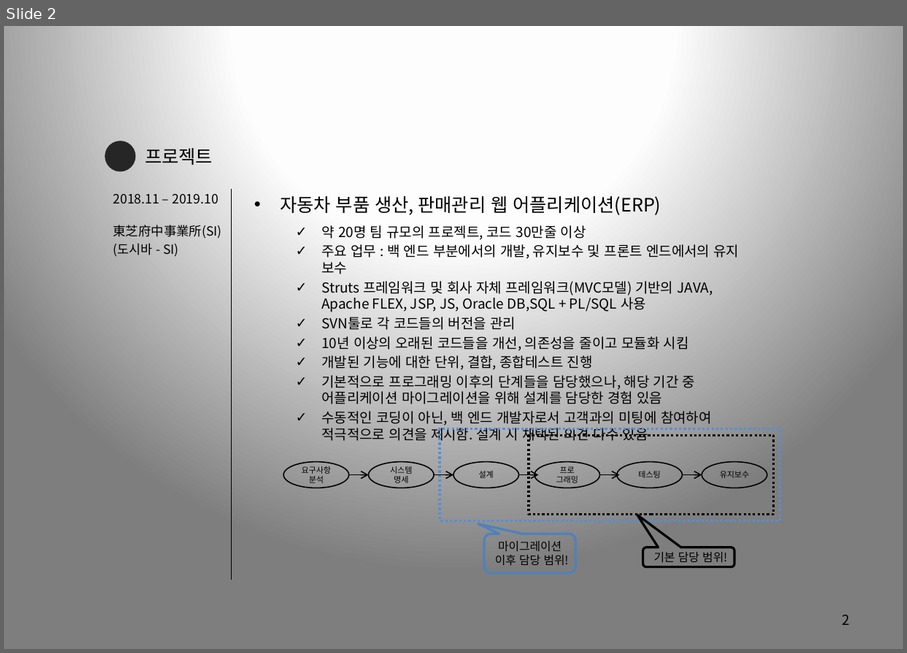
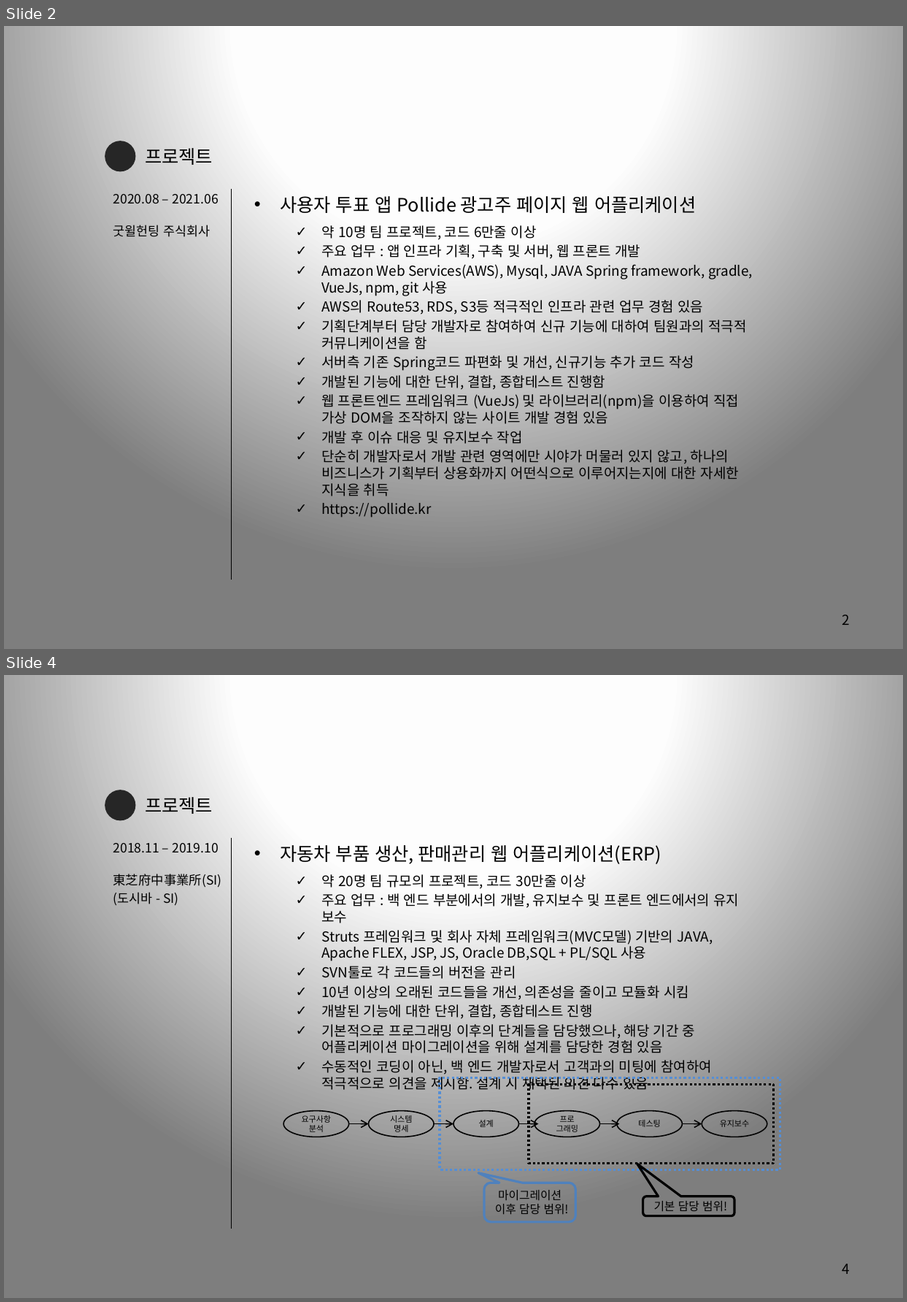
Before and after one commit to Marmaladee/Portfolio, a slide deck: Resume_강동수(Kang Dongsoo).pptx. Shown one above the other, each under a label of ours: slide 2 before the commit, slides 2 and 4 after it; the slides between them are not shown. The pictures are 907x653 and 907x1302 pixels, drawn with LibreOffice and Linux fonts; fonts in the diff are those of the drawing. Boxes give left, top, right and bottom in pixels: in the first picture for what was removed or moved away, otherwise in the second. Text is boxed around its words. In the diff, an @@ line names an element or a change of style, - is before the commit and + after.

```diff
--- a/Resume_강동수(Kang Dongsoo).pptx
+++ b/Resume_강동수(Kang Dongsoo).pptx
@@ slide 2 added at [4, 26, 903, 649], background gradient #FFFFFF to #FEFEFE to #7F7F7F @@
@@ ellipse added at [105, 141, 135, 171], fill #262626 @@
@@ subtitle added at [145, 148, 213, 165], 16 pt, text #000000 @@
+프로젝트
@@ text added at [113, 194, 219, 203], 11.1 pt, text #000000 @@
+2020.08 – 2021.06
@@ line added from (232, 189) to (232, 579), #000000 1 pt @@
@@ text added at [280, 196, 696, 213], 16 pt, text #000000 @@
+• 사용자 투표 앱 Pollide 광고주 페이지 웹 어플리케이션
@@ text added at [113, 225, 210, 237], 11 pt, text #000000 @@
+굿윌헌팅 주식회사
@@ text added at [322, 225, 753, 517], 12 pt, text #000000 @@
+  ✓ 약 10명 팀 프로젝트, 코드 6만줄 이상
+  ✓ 주요 업무 : 앱 인프라 기획, 구축 및 서버, 웹 프론트 개발
+  ✓ Amazon Web Services(AWS), Mysql, JAVA Spring framework, gradle, VueJs, npm, git 사용
+  ✓ AWS의 Route53, RDS, S3등 적극적인 인프라 관련 업무 경험 있음
+  ✓ 기획단계부터 담당 개발자로 참여하여 신규 기능에 대하여 팀원과의 적극적 커뮤니케이션을 함
+  ✓ 서버측 기존 Spring코드 파편화 및 개선, 신규기능 추가 코드 작성
+  ✓ 개발된 기능에 대한 단위, 결합, 종합테스트 진행함
+  ✓ 웹 프론트엔드 프레임워크 (VueJs) 및 라이브러리(npm)을 이용하여 직접 가상 DOM을 조작하지 않는 사이트 개발 경험 있음
+  ✓ 개발 후 이슈 대응 및 유지보수 작업
+  ✓ 단순히 개발자로서 개발 관련 영역에만 시야가 머물러 있지 않고, 하나의 비즈니스가 기획부터 상용화까지 어떤식으로 이루어지는지에 대한 자세한 지식을 취득
+  ✓ https://pollide.kr
@@ page number added at [842, 614, 850, 625], 12 pt, text #000000 @@
+2
@@ what was slide 2 is now slide 4 @@
@@ page number at [842, 1263, 850, 1274]: text changed @@
-2
+4
```
Also in this commit, not shown: 6 slides changed, 1 other slide added, 4 other files.
